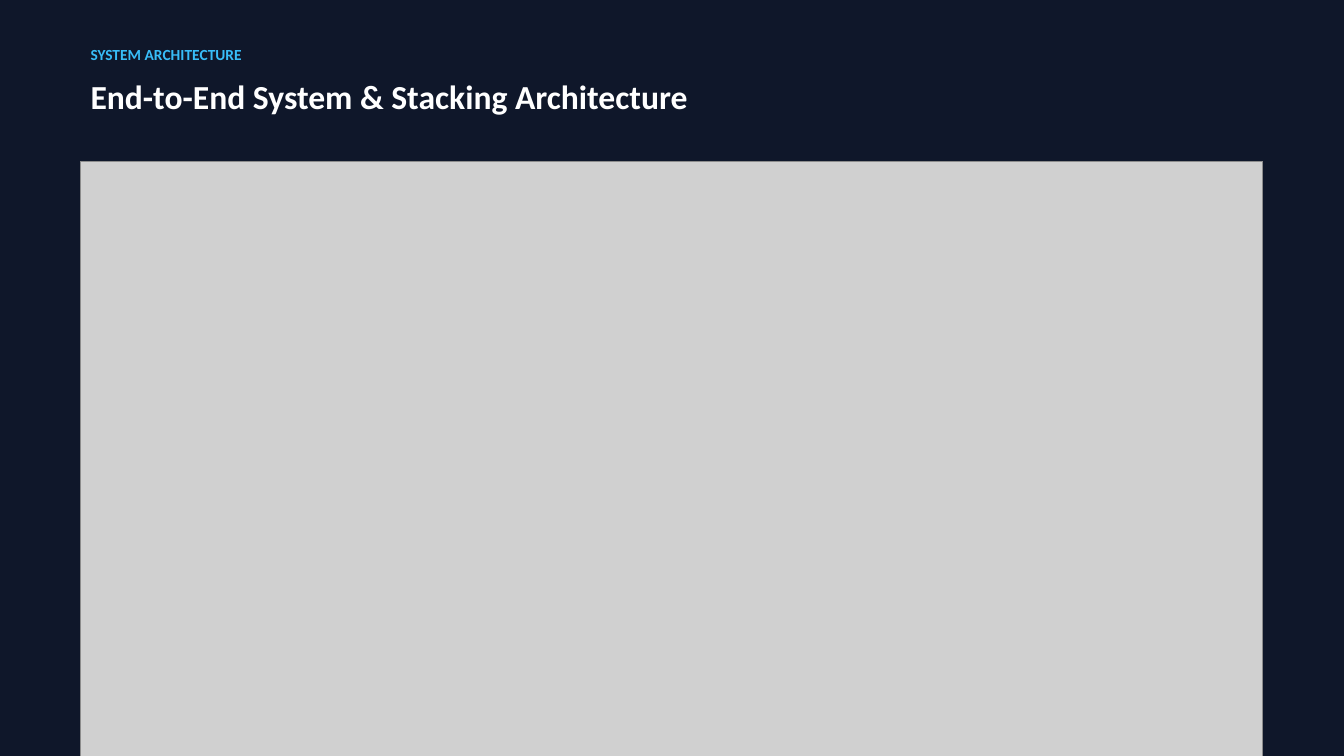
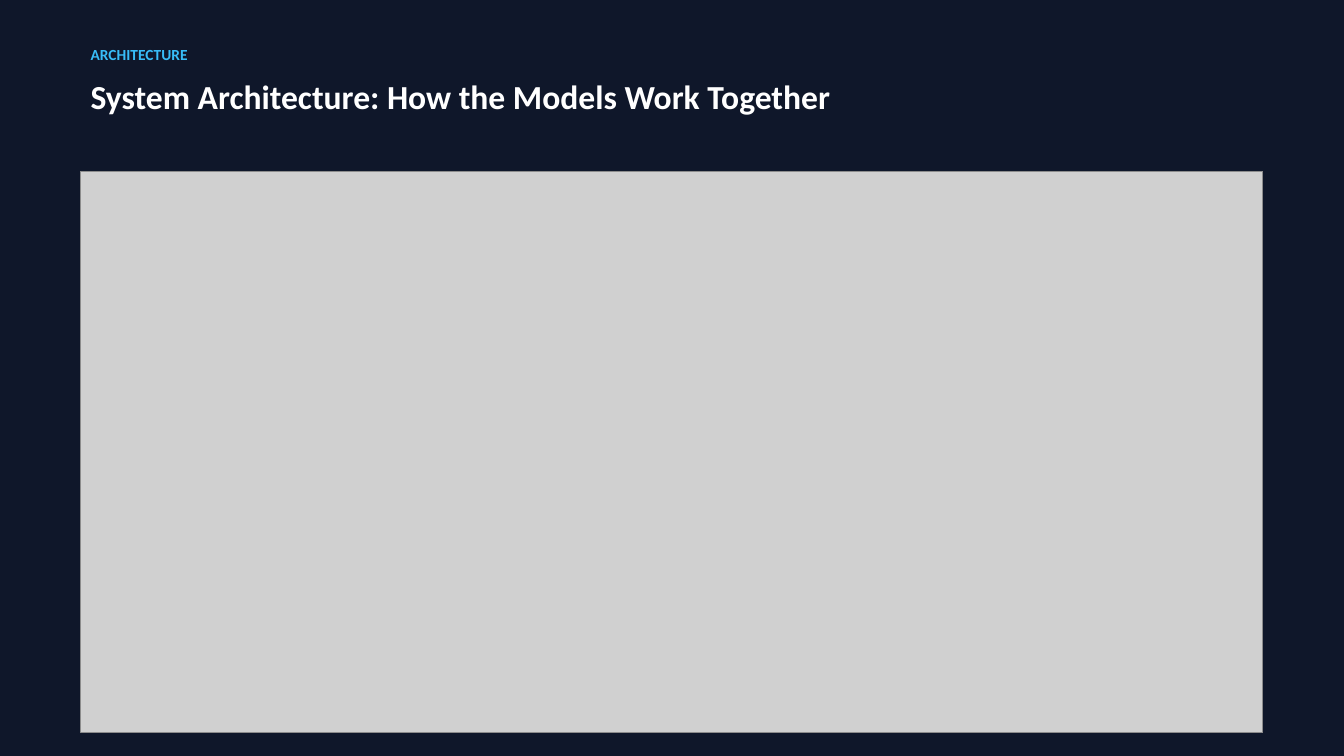
Before and after one commit to anurag-mitti/gcv_predictor, a slide deck: slide 6 of Coal_GCV_Prediction_Presentation.pptx. Drawn at 1344x756 pixels with LibreOffice and Linux fonts; fonts in the diff are those of the drawing; grey boxes stand for pictures. Boxes give left, top, right and bottom in pixels: in the first picture for what was removed or moved away, otherwise in the second. Text is boxed around its words. In the diff, an @@ line names an element or a change of style, - is before the commit and + after.

Commit message:
Simplify slide language and balance architecture diagram left-to-right

```diff
--- a/Coal_GCV_Prediction_Presentation.pptx
+++ b/Coal_GCV_Prediction_Presentation.pptx
@@ text at <box>91,50,188,60</box>: text changed @@
-SYSTEM ARCHITECTURE
+ARCHITECTURE
@@ text at <box>91,85,830,115</box>: text changed @@
-End-to-End System & Stacking Architecture
+System Architecture: How the Models Work Together
@@ picture: place and size @@
-picture at <box>81,161,1263,756</box>
+picture at <box>81,171,1263,733</box>
```
Also in this commit, not shown: 9 other slides changed, 1 slide added, 1 slide removed, 3 other files.
